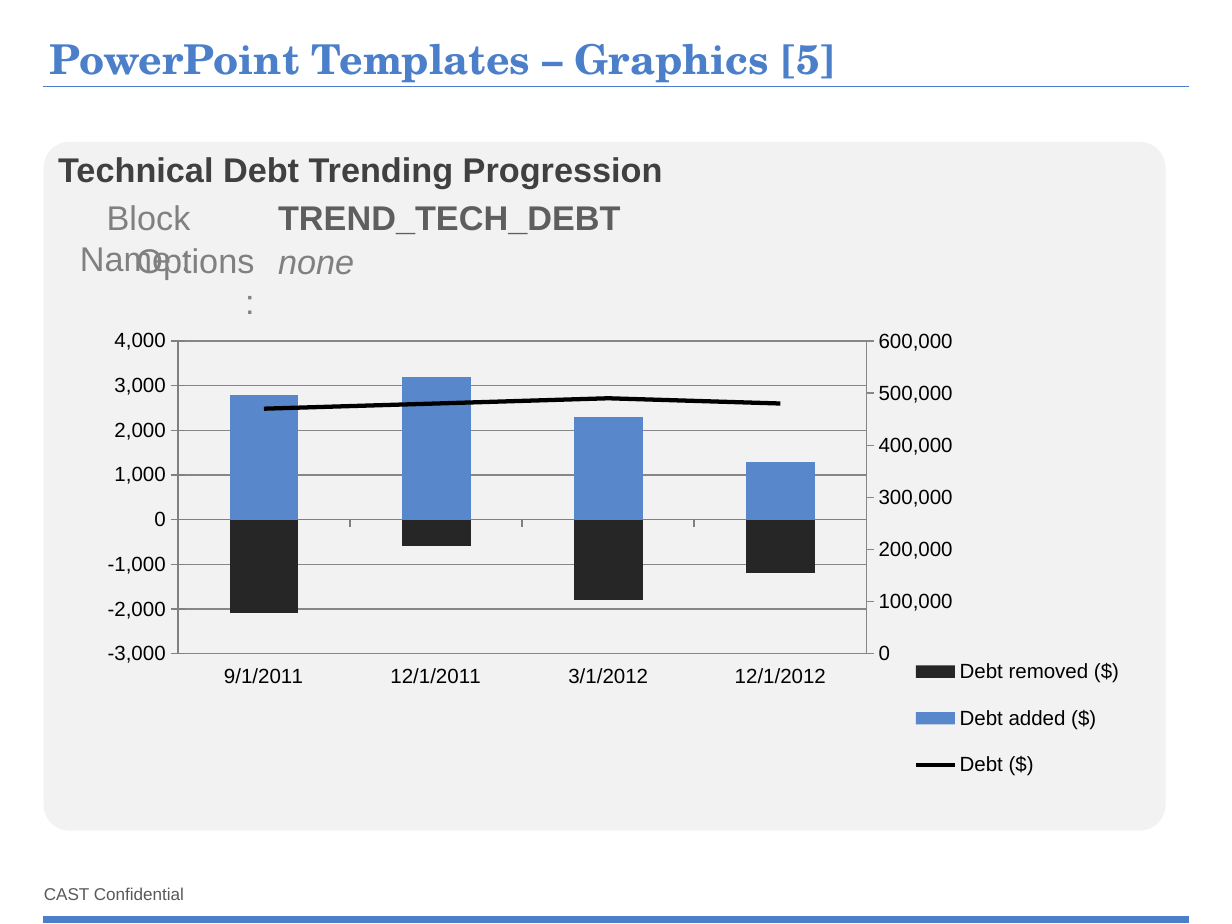
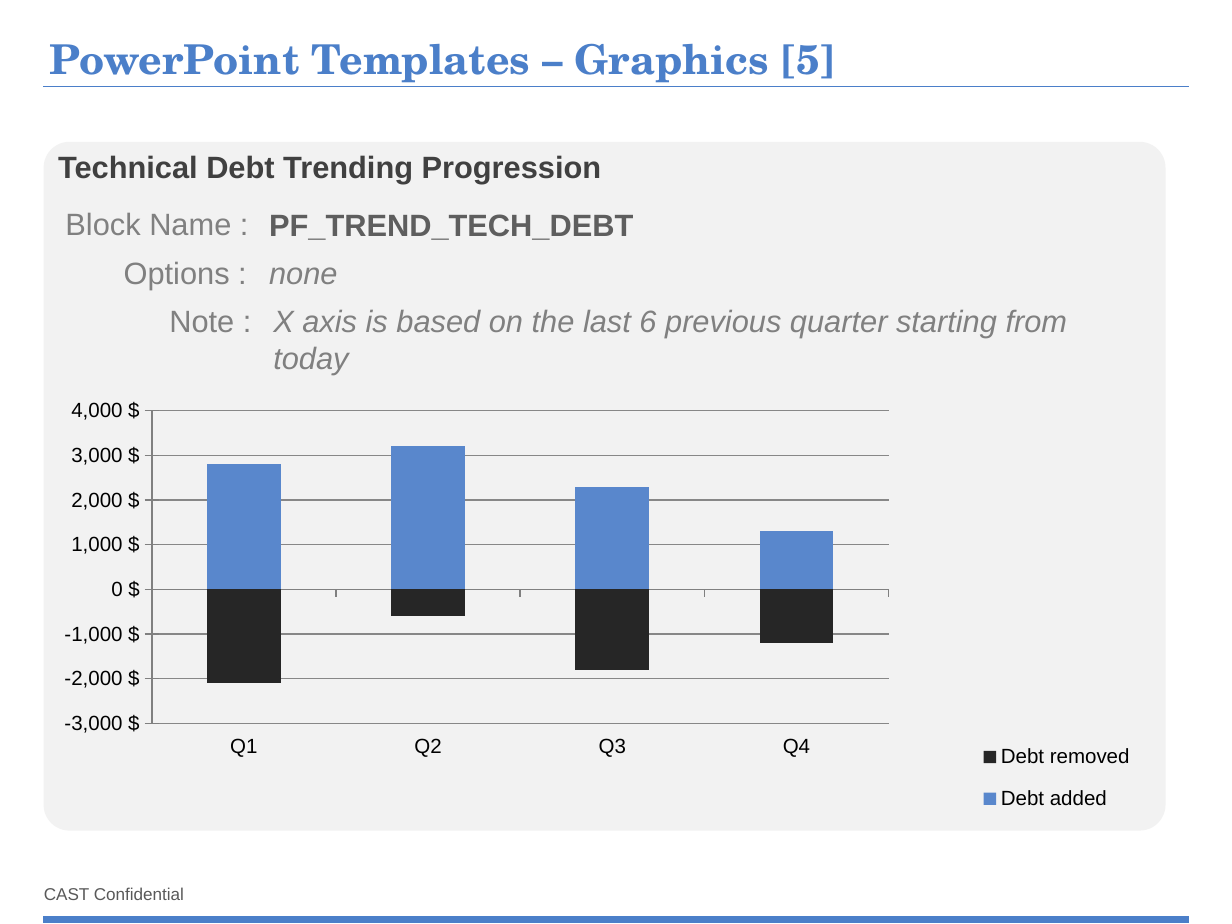
Before and after one commit to CAST-projects/ReportGenerator, a slide deck: slide 14 of CastReporting.Reporting/TemplatesFiles/1- Powerpoint-components-library.pptx (slide 22 before the commit). Drawn at 1232x924 pixels with LibreOffice and Linux fonts; fonts in the diff are those of the drawing; background and template pictures are left out. Boxes give left, top, right and bottom in pixels: in the first picture for what was removed or moved away, otherwise in the second. Text is boxed around its words. In the diff, an @@ line names an element or a change of style, - is before the commit and + after.

```diff
--- a/CastReporting.Reporting/TemplatesFiles/1- Powerpoint-components-library.pptx
+++ b/CastReporting.Reporting/TemplatesFiles/1- Powerpoint-components-library.pptx
@@ text "Block Name :": place and size @@
-text "Block Name :" at (80, 205, 191, 278)
+text "Block Name :" at (65, 213, 231, 235)
@@ text at (269, 214, 633, 240): text changed; size 20 to 18 pt @@
-TREND_TECH_DEBT
+PF_TREND_TECH_DEBT
@@ text "Options :": place and size @@
-text "Options :" at (136, 248, 254, 280)
+text "Options :" at (124, 262, 230, 289)
@@ size 20 to 18 pt in 4 elements at (58, 155, 602, 184), (65, 213, 231, 235), (124, 262, 230, 289), (269, 267, 337, 284) @@
@@ text "none": place and size @@
-text "none" at (278, 255, 354, 274)
+text "none" at (269, 267, 337, 284)
@@ text added at (169, 311, 234, 332), 18 pt, text #808080 @@
+Note :
@@ text added at (273, 310, 1068, 375), 18 pt, text #808080, italic @@
+X axis is based on the last 6 previous quarter starting from today
@@ column chart at (47, 365, 1193, 888) @@
-categories: 40787, 40878, 40969, 41244
+categories: Q1, Q2, Q3, Q4
-Debt removed ($): -2100, -600, -1800, -1200
+Debt removed: -2100, -600, -1800, -1200
-Debt added ($): 2800, 3200, 2300, 1300
+Debt added: 2800, 3200, 2300, 1300
-Debt ($): 470000, 480000, 490000, 480000
@@ value axis changed @@
@@ second value axis changed @@
@@ column chart: place and size @@
-column chart at (79, 296, 1149, 819)
+column chart at (47, 365, 1193, 888)
```
Also in this commit, not shown: 6 other slides changed, 7 slides added, 47 slides removed.
